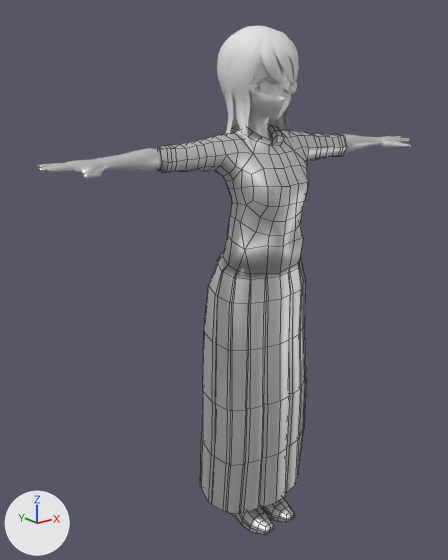
The FBX model Assets/AnimeGirls/Casual1/SourceFiles/Mesh/longskirt.fbx, before and after one commit.
The view is the same before and after, from a camera (50 mm lens) standing at (-1.253, -1.401, 1.431) and looking at (-0.065, 0.084, 0.837). The axes (+X, +Y, +Z) are drawn at lower left. The lights are the same throughout. Mesh edges are drawn as thin lines on the coarser meshes. Where no turn or scale is listed for an object, it has been applied to the vertices. Vertices at the same position are counted once.

The first picture shows 'Base_Body', 'Casual1', 'Hair1'.
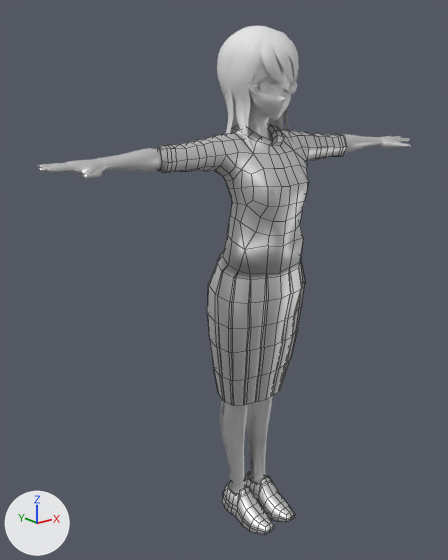
The edits, one by one:
me_plane_028 is used by ob_casual1; location (0.0, 0.0, 0.0).
me_plane_028 had 926 vertices, 922 faces and spanned x -0.359..0.353, y -0.144..0.174, z -0.005..1.324.
me_plane_028 now has 926 vertices, 922 faces and spans x -0.359..0.353, y -0.144..0.118, z -0.005..1.324.
me_plane_028 part 1: 230 of 926 vertices moved; they spanned x -0.183..0.196, y -0.123..0.174, z 0.083..0.914 and now span x -0.168..0.166, y -0.114..0.118, z 0.446..0.914; mean shift (-0.001, 0.0, 0.168); largest move (0.177, -0.043, 0.084) -> (0.107, -0.014, 0.446).

Changed parts and their boxes (x1, y1, x2, y2) in the pictures (448 x 560 px; the box of a moved part takes in the faces that stretch with it):
part 1 of me_plane_028, moved or reshaped
    before: (200, 253, 306, 514)
    after: (207, 250, 305, 406)
